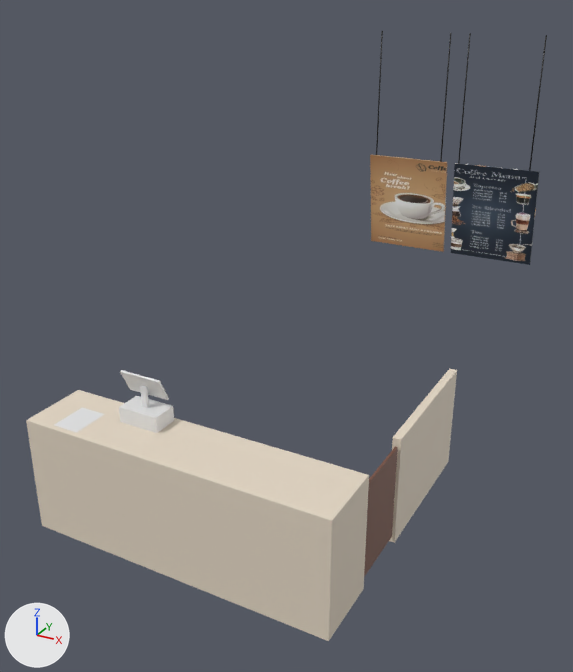
Renders of the FBX model Assets/_Model/teahouse/New_restaurant_area/counter.fbx from each side of a commit.
One viewpoint serves both versions: a 50 mm camera at (3.31, -5.11, 3.71) aimed at (0.84, -0.62, 1.47). The axes (+X, +Y, +Z) are drawn at lower left. The lights are the same throughout. Where no turn or scale is listed for an object, it has been applied to the vertices.
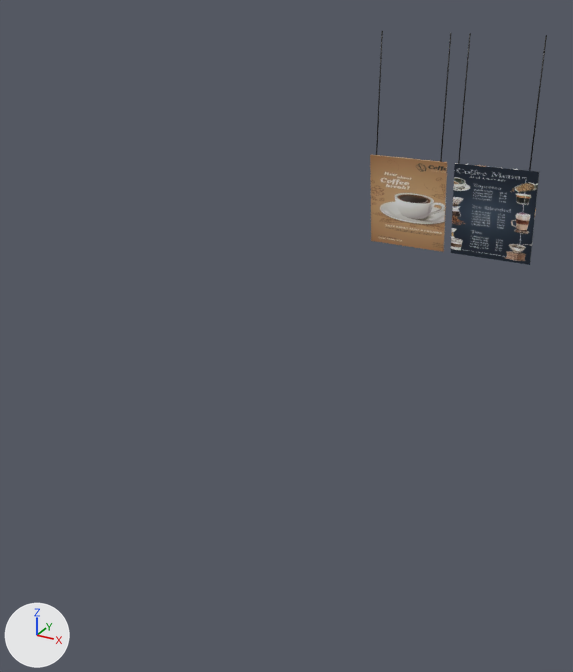
The change in detail:
Object 'Cube.106' (ob_cube_106) is deleted.
Object 'Cube.056' (ob_cube_056) is deleted.
Object 'Cube.064' (ob_cube_064) is deleted.
Object 'Cube.135' (ob_cube_135) is deleted.
Object 'Cube.032' (ob_cube_032) is deleted.
Object 'Cube.022' (ob_cube_022) is deleted.
Object 'Cube.015' (ob_cube_015) is deleted.

What differs and where, as boxes [x1, y1, x2, y2] in the pictures (573 x 672 px):
'Cube.106', deleted: before [26, 390, 369, 641]
'Cube.015', deleted: before [389, 368, 457, 543]
'Cube.022', deleted (brown): before [364, 446, 398, 577]
'Cube.032', deleted: before [119, 396, 174, 433]
'Cube.064', deleted: before [120, 370, 169, 400]
'Cube.056', deleted: before [54, 408, 105, 433]
'Cube.135', deleted: before [140, 385, 149, 408]
